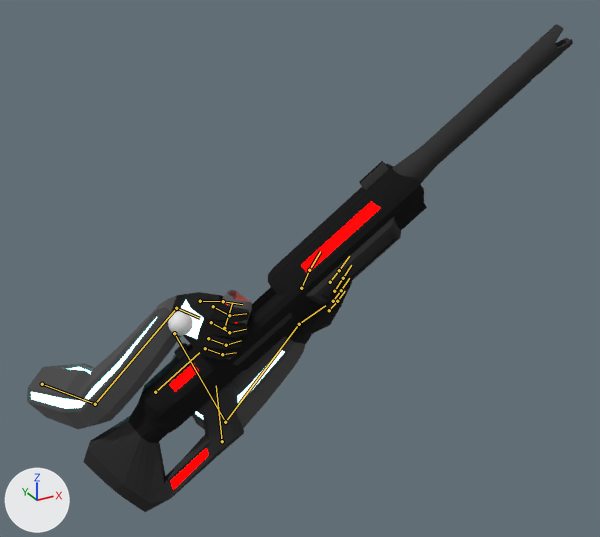
What one commit did to the Blender file Assets/weapons/carbine/carbine_arms.blend.
The view is the same before and after, from a 50 mm lens placed at (-20.5, -73.1, 31.6), pointed at (14.5, -9.4, -0.2). Lighting does not change. The marker at lower left points along +X, +Y and +Z. Both versions are drawn at frame 145 of the action 'FPSArmsAction'; the numbers are the values there. The bones that bend it are drawn over the model as lines.

Objects in the first picture: 'arms', 'carbine'.
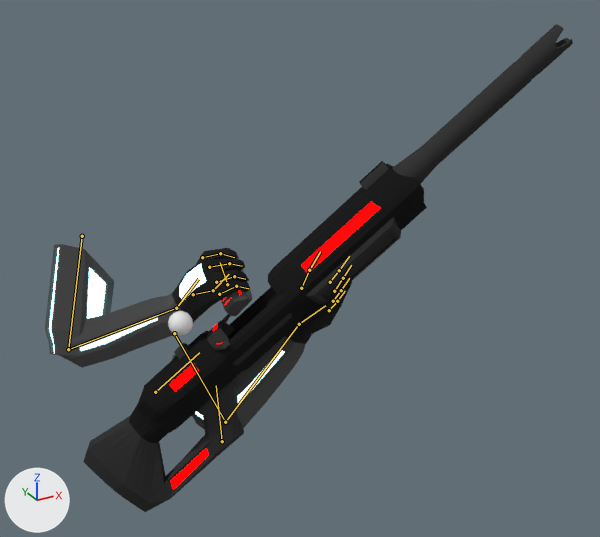
What differs and where, as boxes [x1, y1, x2, y2] in the pictures (600 x 537 px):
'carbine', posed: [83, 24, 573, 512] in both
'arms', posed: before [27, 276, 352, 430]; after [45, 244, 352, 430]
bone 'Shoulder.R', root to tip: before (42, 384) to (95, 404); after (82, 236) to (68, 349)
bone 'mag', root to tip: before (224, 328) to (232, 302); after (227, 284) to (220, 262)

What the commit changed:
Bone 'Shoulder.R' (bone_shoulder_r) moves from (1.61, 0.89, 2.1) to (2.87, 0.36, -1.64).
Bone 'HandIK.R' (bone_handik_r) turns from (20, 5, -2) to (22, 61, 27) degrees about its own x, y and z.
Bone 'mag' (bone_mag) moves from (-2.59, -32.62, 17.77) to (-2.42, -32.64, 17.81).
Bone 'mag' (bone_mag) turns from (-97, 32, -132) to (-90, 32, -120) degrees about its own x, y and z.
